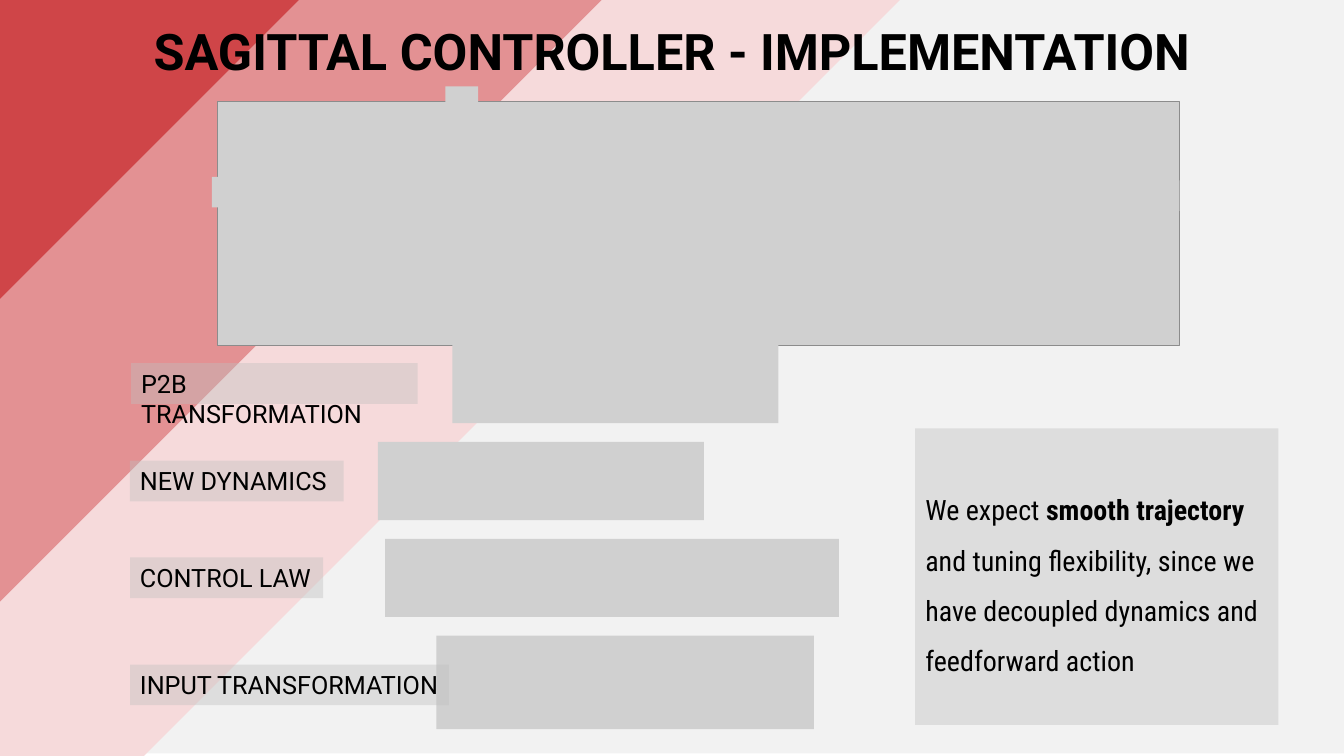
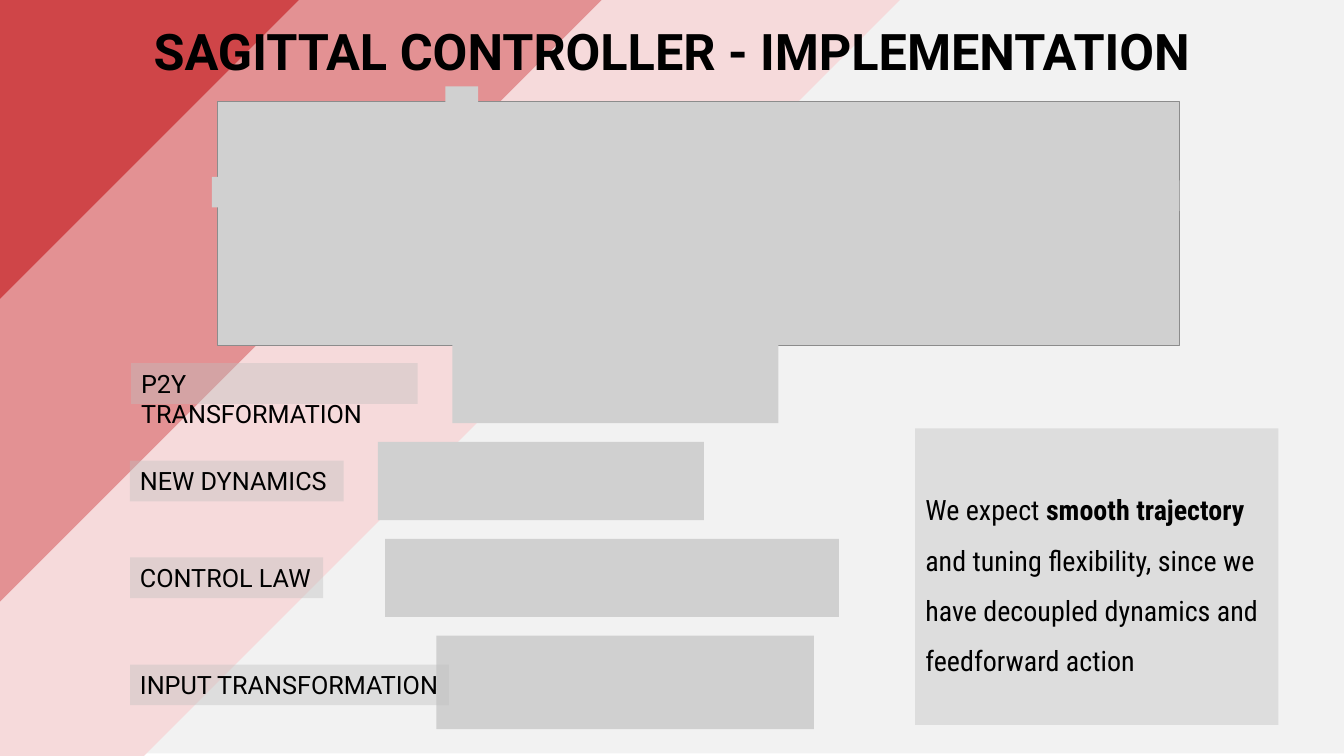
Before and after one commit to PippoGot/R-C2, a slide deck: slide 27 of documentation/presentation.pptx. Drawn at 1344x756 pixels with LibreOffice and Linux fonts; fonts in the diff are those of the drawing; grey boxes stand for pictures. Boxes give left, top, right and bottom in pixels: in the first picture for what was removed or moved away, otherwise in the second. Text is boxed around its words. In the diff, an @@ line names an element or a change of style, - is before the commit and + after.

```diff
--- a/documentation/presentation.pptx
+++ b/documentation/presentation.pptx
@@ text in rectangle at box(141, 375, 362, 429): text changed @@
-P2B TRANSFORMATION
+P2Y TRANSFORMATION
```
Also in this commit, not shown: 1 slide added.
